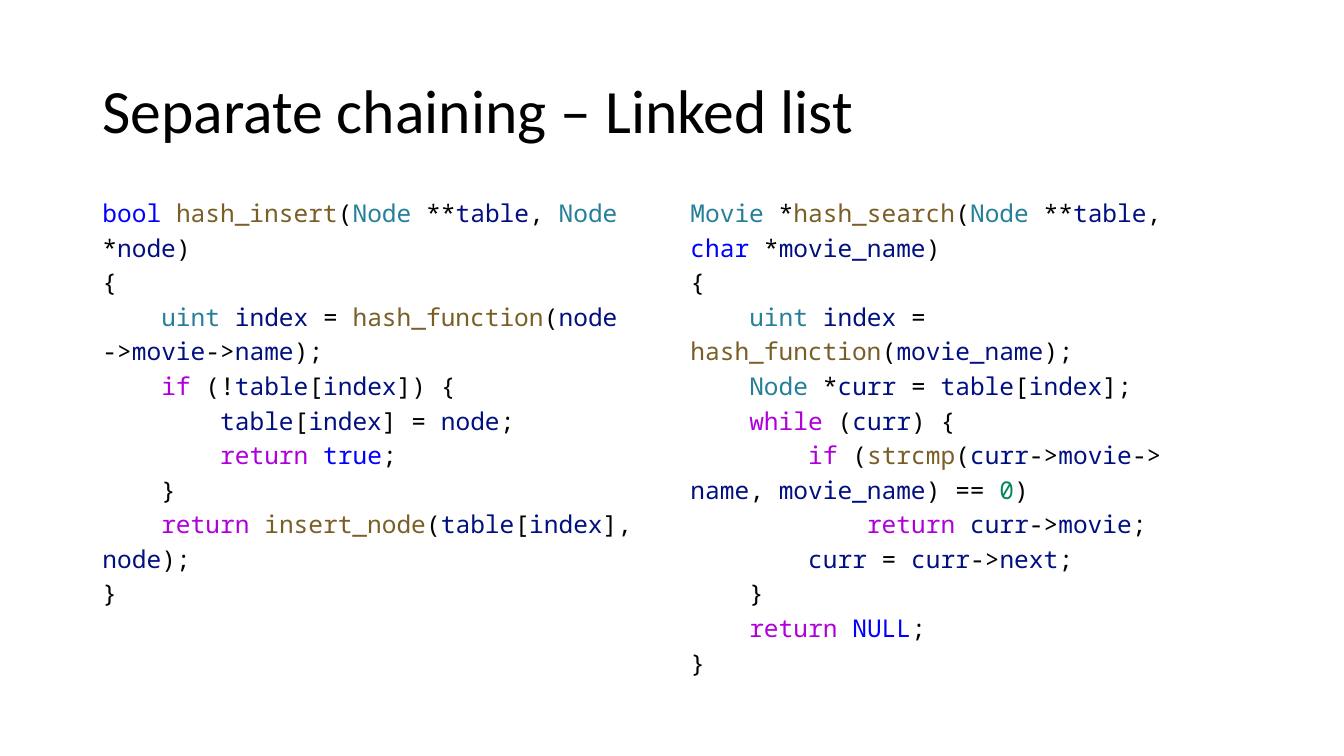
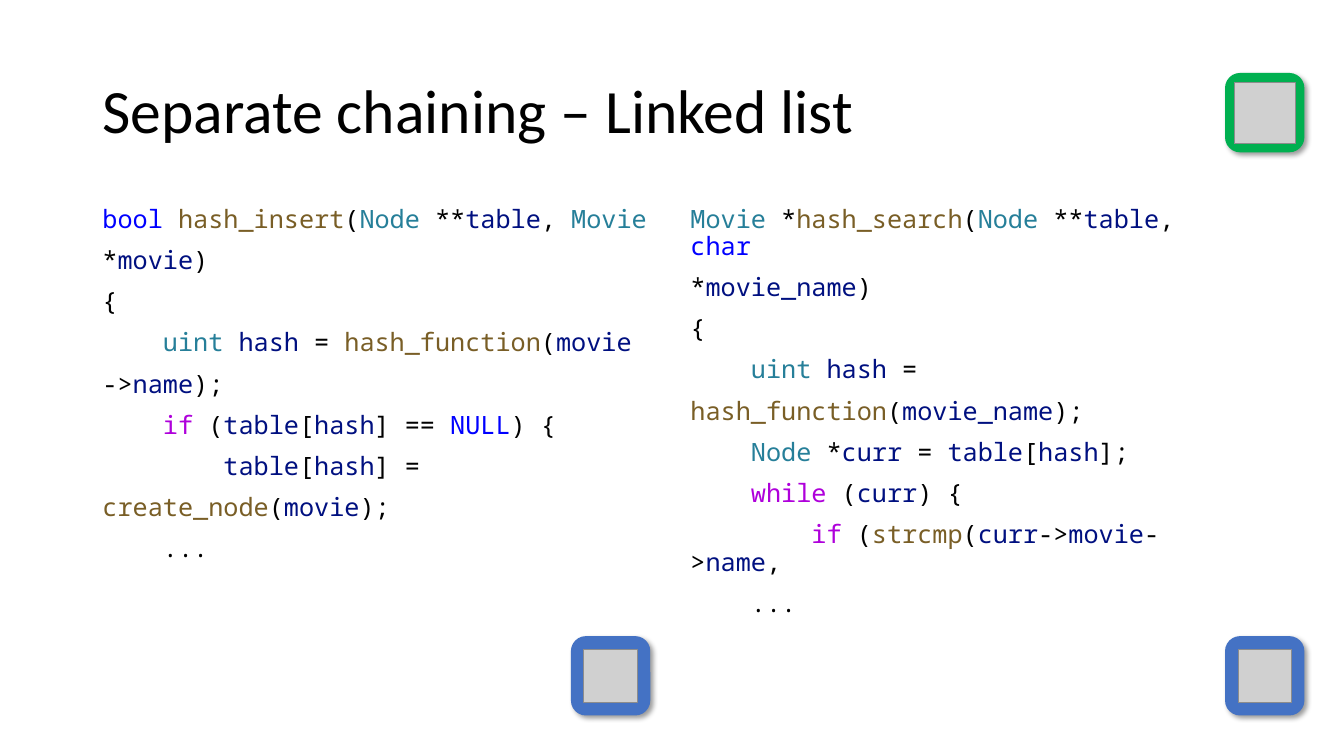
Before and after one commit to duskygloom/data_structures, a slide deck: slide 13 of hash_table_presentation/hashing.pptx (slide 14 before the commit). Drawn at 1344x756 pixels with LibreOffice and Linux fonts; fonts in the diff are those of the drawing; grey boxes stand for pictures. Boxes give left, top, right and bottom in pixels: in the first picture for what was removed or moved away, otherwise in the second. Text is boxed around its words. In the diff, an @@ line names an element or a change of style, - is before the commit and + after.

```diff
--- a/hash_table_presentation/hashing.pptx
+++ b/hash_table_presentation/hashing.pptx
@@ rounded rectangle added at <box>1225,73,1305,152</box>, fill #00B050 @@
@@ picture added at <box>1234,83,1296,144</box> @@
@@ text "bool hash_insert(Node **table, Movie" at <box>102,209,647,520</box>: size 17.5 to 18 pt in "{"; line spacing 0.7 to 0.9 @@
@@ text at <box>102,209,647,273</box>: text changed; size 17.5 to 18 pt @@
-bool hash_insert(Node **table, Node
-*node)
+bool hash_insert(Node **table, Movie
+*movie)
@@ text at <box>690,209,1174,256</box>: text changed; size 17.5 to 18 pt @@
-Movie *hash_search(Node **table,
-char *movie_name)
+Movie *hash_search(Node **table, char
+*movie_name)
@@ text at <box>102,331,631,520</box>: text changed; size 17.5 to 18 pt @@
-uint index = hash_function(node
-->movie->name);
-if (!table[index]) {
-table[index] = node;
-return true;
-}
-return insert_node(table[index],
-node);
-}
+uint hash = hash_function(movie
+->name);
+if (table[hash] == NULL) {
+table[hash] =
+create_node(movie);
+...
@@ text at <box>751,359,887,379</box>: text changed; size 17.5 to 18 pt; text colour #001080 to #267F99 @@
-uint index =
+uint hash =
@@ text at <box>690,400,1083,506</box>: size 17.5 to 18 pt in "{", "hash_function(movie_name);", "while (curr) {"; line spacing 0.7 to 0.9 @@
@@ text at <box>751,442,1129,465</box>: text changed; size 17.5 to 18 pt @@
-Node *curr = table[index];
+Node *curr = table[hash];
@@ text at <box>811,523,1159,549</box>: text changed; size 17.5 to 18 pt @@
-if (strcmp(curr->movie->
-name, movie_name) == 0)
-return curr->movie;
-curr = curr->next;
-}
-return NULL;
-}
+if (strcmp(curr->movie->name,
+...
@@ rounded rectangle added at <box>571,636,650,716</box>, fill #4472C4 @@
@@ picture added at <box>584,649,637,703</box> @@
@@ rounded rectangle added at <box>1225,636,1305,716</box>, fill #4472C4 @@
@@ picture added at <box>1238,649,1292,703</box> @@
```
Also in this commit, not shown: 11 other slides changed, 12 slides added, 28 other files.
